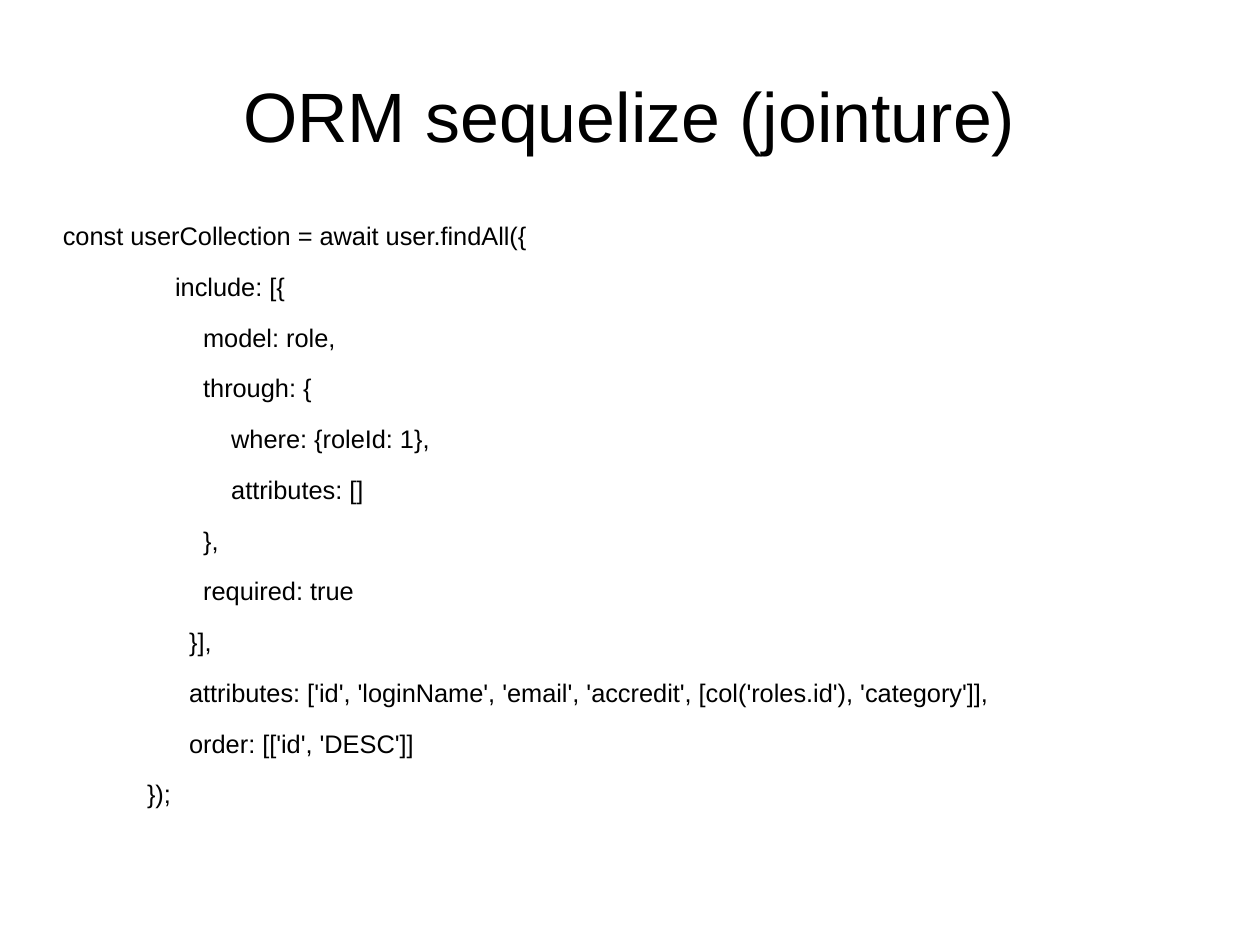
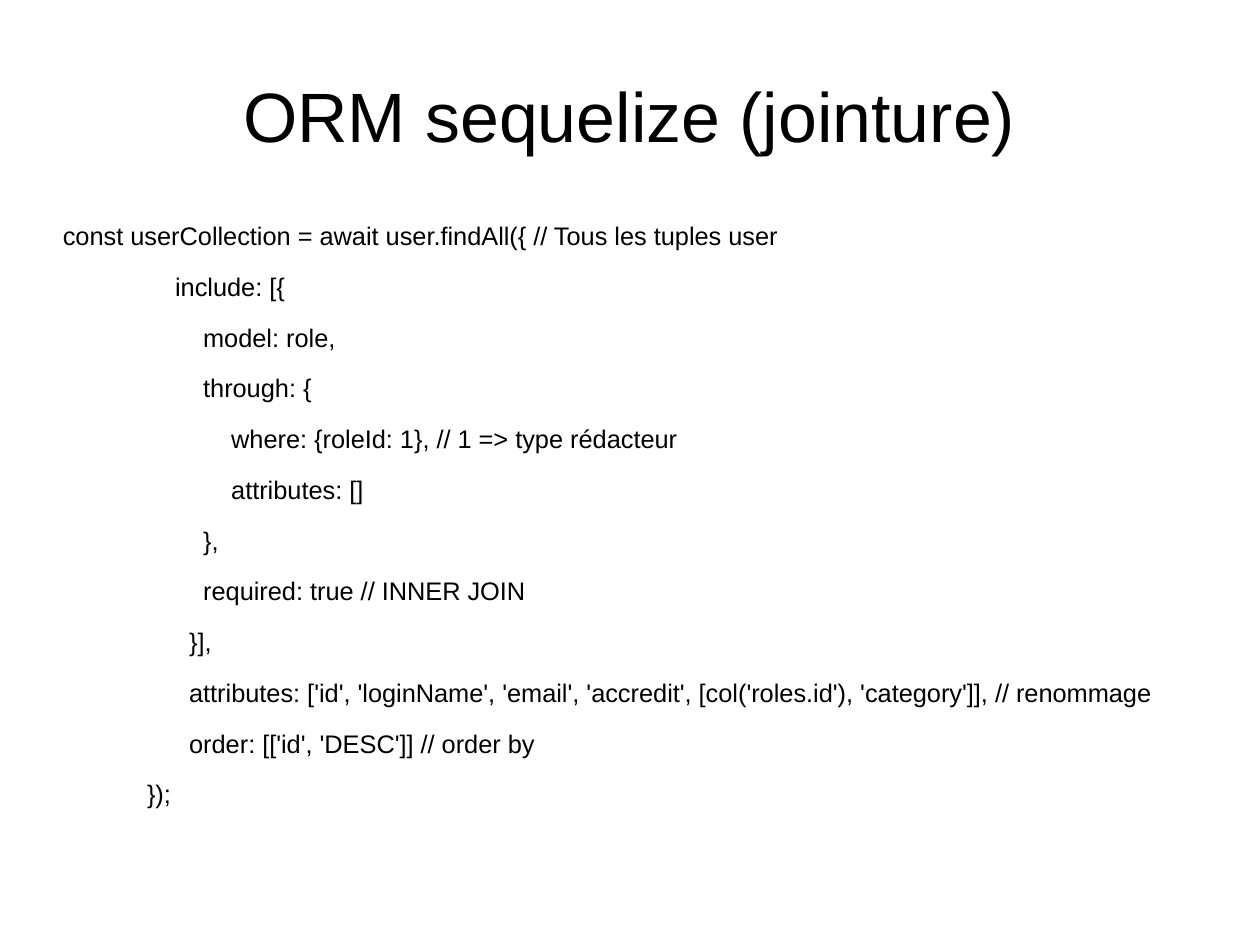
Before and after one commit to Wathil/POECNews, a slide deck: slide 23 of presentation.ppt (slide 21 before the commit). Drawn at 1260x945 pixels with LibreOffice and Linux fonts; fonts in the diff are those of the drawing. Boxes give left, top, right and bottom in pixels: in the first picture for what was removed or moved away, otherwise in the second. Text is boxed around its words. In the diff, an @@ line names an element or a change of style, - is before the commit and + after.

Commit message:
ok

```diff
--- a/presentation.ppt
+++ b/presentation.ppt
@@ text at <box>63,226,777,251</box>: text changed @@
-const userCollection = await user.findAll({
+const userCollection = await user.findAll({ // Tous les tuples user
@@ text at <box>231,429,677,454</box>: text changed @@
-where: {roleId: 1},
+where: {roleId: 1}, // 1 => type rédacteur
@@ text at <box>203,581,526,606</box>: text changed @@
-required: true
+required: true // INNER JOIN
@@ text at <box>189,683,1151,758</box>: text changed @@
-attributes: ['id', 'loginName', 'email', 'accredit', [col('roles.id'), 'category']],
-order: [['id', 'DESC']]
+attributes: ['id', 'loginName', 'email', 'accredit', [col('roles.id'), 'category']], // renommage
+order: [['id', 'DESC']] // order by
```
Also in this commit, not shown: 11 other slides changed, 3 slides added, 1 slide removed.
